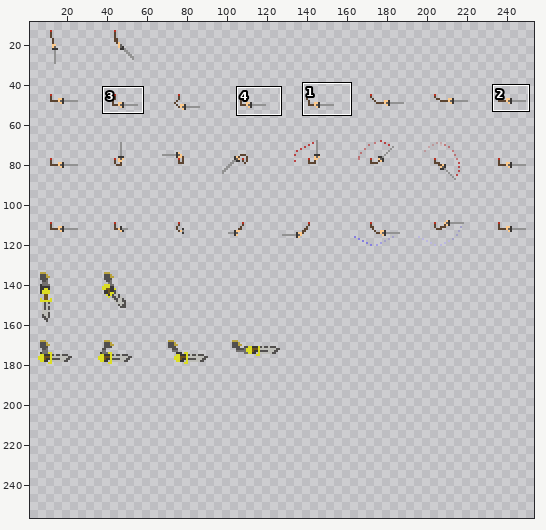
One commit to this sprite sheet: bin/release/data/images/attacksheet.png. Above: a wide view before the commit, with the close-up outlined.
Close-up. Earlier state:
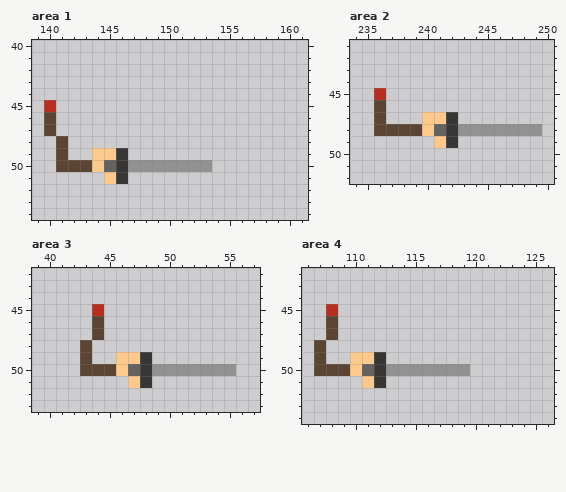
The file is 512x512 pixels. Pixels under 10% opacity are left out. Colours within 5 levels of each other are drawn and written as one. Shown: area 1: x 139..161, y 40..54; area 2: x 234..250, y 41..52; area 3: x 39..57, y 42..53; area 4: x 106..126, y 42..54. The wide view leaves out empty margins. The commit also changed other parts of the picture, which this record leaves out.
The result:
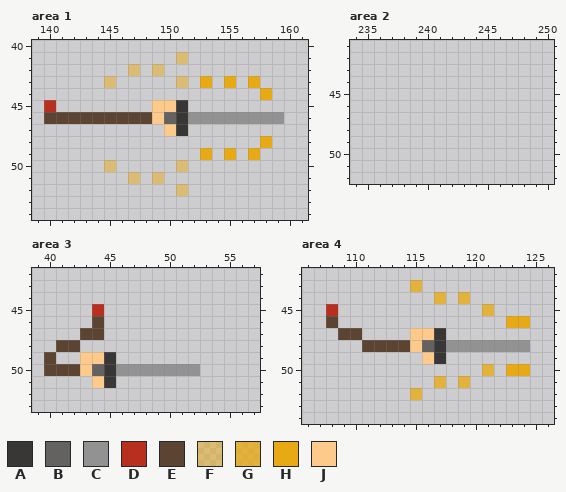
Palette (. is transparent): A #393736  B #646260  C #929292  D #b82f20  E #5b4431  F #e8aa147d  G #e8aa14c7  H #e8aa14  J #feca8b
Changes in this commit:
Area 1:
There is now colour A in rows 45 to 47 at x 151.
There is now colour B in row 46 at x 150.
There is now colour C in row 46 at x 152 to 159.
There is now colour E in row 46 at x 141 to 148.
There is now colour F in row 41 at x 151; in row 42 at x 147 and 149; in row 43 at x 145 and 151; in row 51 at x 147 and 149; in row 52 at x 151.
The edit turns colour B into colour F in row 50 at x 145.
The edit turns colour C into colour F in row 50 at x 151.
There is now colour H in row 43 at x 153, 155 and 157; in row 44 at x 158; in row 48 at x 158; in row 49 at x 153, 155 and 157.
There is now colour J in row 45 at x 149 to 150; in row 46 at x 149; in row 47 at x 150.
The author cleared colour A in rows 49 to 51 at x 146.
The author cleared colour C in row 50 at x 147 to 150 and 152 to 153.
The author cleared colour E in row 47 at x 140; in rows 48 to 49 at x 141; in row 50 at x 141 to 143.
The author cleared colour J in row 49 at x 144 to 145; in row 50 at x 144; in row 51 at x 145.
Area 2:
The author cleared colour A in rows 47 to 49 at x 242.
The author cleared colour B in row 48 at x 241.
The author cleared colour C in row 48 at x 243 to 249.
The author cleared colour D in row 45 at x 236.
The author cleared colour E in rows 46 to 47 at x 236; in row 48 at x 236 to 239.
The author cleared colour J in row 47 at x 240 to 241; in row 48 at x 240; in row 49 at x 241.
Area 3:
There is now colour A in row 49 at x 45; in row 51 at x 45.
The edit turns colour E into colour A in row 50 at x 45.
The edit turns colour E into colour B in row 50 at x 44.
The edit turns colour A into colour C in row 50 at x 48.
The edit turns colour B into colour C in row 50 at x 47.
The edit turns colour J into colour C in row 50 at x 46.
There is now colour E in row 47 at x 43; in row 48 at x 41 to 42; in row 49 at x 40; in row 50 at x 40 to 42.
There is now colour J in row 49 at x 44; in row 51 at x 44.
The edit turns colour E into colour J in rows 49 to 50 at x 43.
The author cleared colour A in row 49 at x 48; in row 51 at x 48.
The author cleared colour C in row 50 at x 53 to 55.
The author cleared colour E in row 48 at x 43.
The author cleared colour J in row 49 at x 46 to 47; in row 51 at x 47.
Area 4:
There is now colour A in rows 47 to 49 at x 117.
There is now colour B in row 48 at x 116.
There is now colour C in row 48 at x 118 to 124.
There is now colour E in row 47 at x 109 to 110; in row 48 at x 111 to 114.
There is now colour G in row 43 at x 115; in row 44 at x 117 and 119; in row 45 at x 121; in row 50 at x 121; in row 51 at x 117 and 119; in row 52 at x 115.
There is now colour H in row 46 at x 123 to 124; in row 50 at x 123 to 124.
There is now colour J in row 47 at x 115 to 116; in row 48 at x 115; in row 49 at x 116.
The author cleared colour A in rows 49 to 51 at x 112.
The author cleared colour B in row 50 at x 111.
The author cleared colour C in row 50 at x 113 to 119.
The author cleared colour E in row 47 at x 108; in rows 48 to 49 at x 107; in row 50 at x 107 to 109.
The author cleared colour J in row 49 at x 110 to 111; in row 50 at x 110; in row 51 at x 111.
Pixel boxes of the changes (left, top, right, bottom) in both close-ups:
changed: (44, 52, 284, 196)
erased: (374, 88, 542, 148)
changed: (44, 328, 236, 388)
changed: (314, 280, 530, 400)
